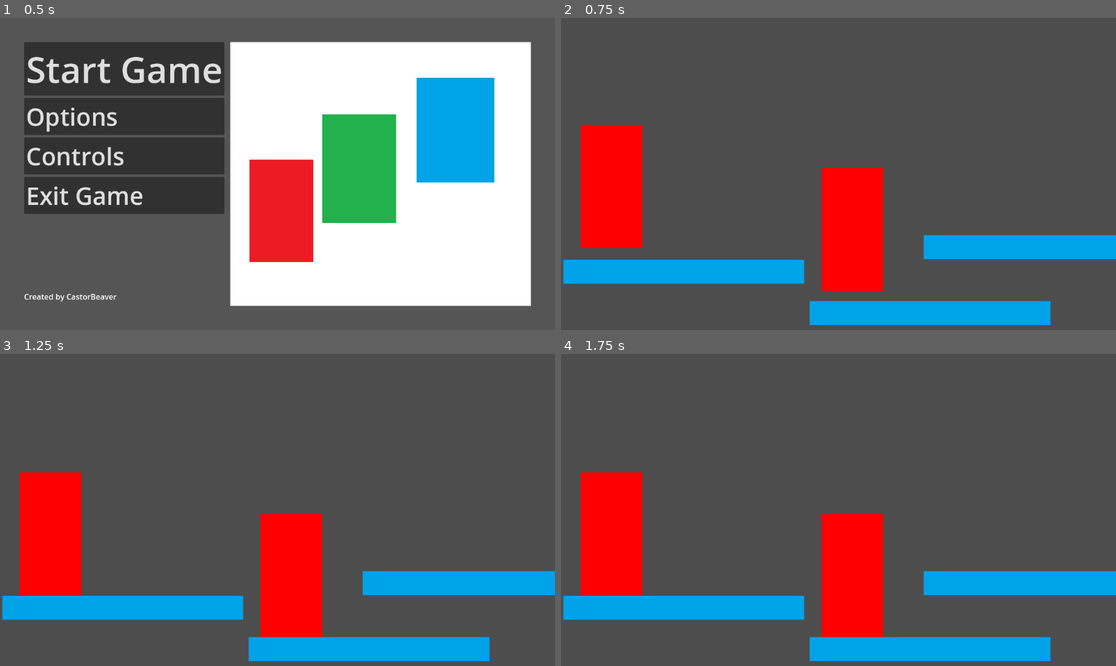
Above: before the commit, frames 1-4 (two rows, left to right).
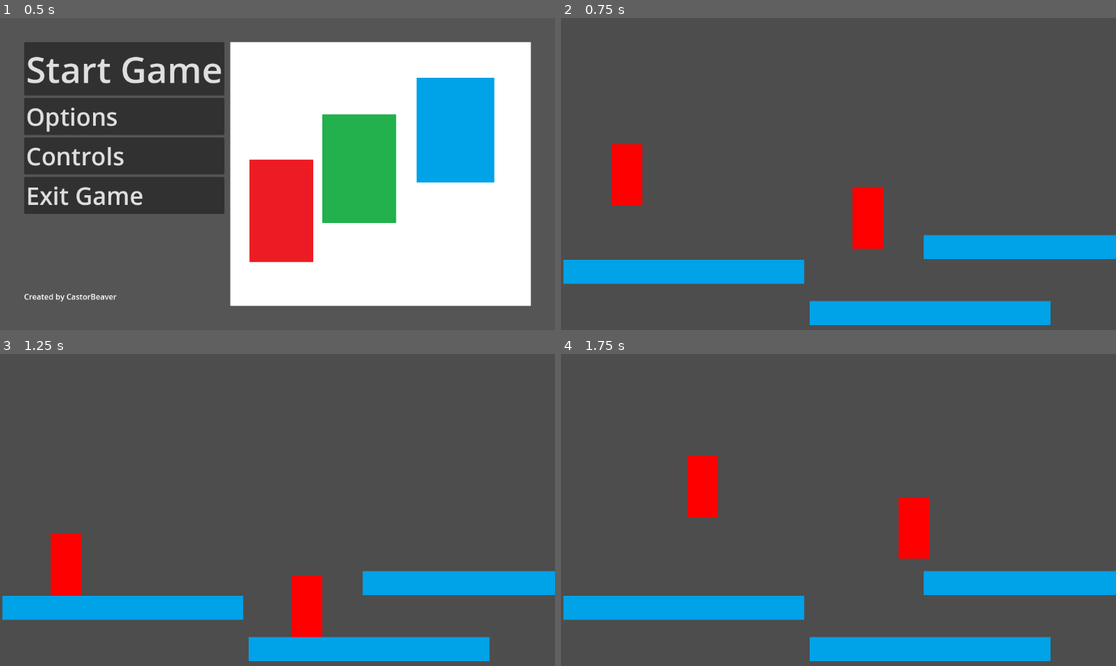
Above: after the commit, the same moments.

Repository: CastorBeaver/Acerola-Gamejam
Game: Godot game, scene res://Scenes/main_menu.tscn
Same seed, same stepped clock (60 frames per second), same inputs: the game is played once before the commit and once after it.
Inputs:
- Up to frame 1 (0.5 s): no input
- Up to frame 2 (0.75 s): click "Start Game" at 0.5 s
- Up to frame 3 (1.25 s): no input
- Up to frame 4 (1.75 s): tap Enter at 1.25 s; hold Right (ui_right) from 1.28 s (still down); tap Up (ui_up) at 1.52 s

Frame 1 is identical in both runs. In frame 2, 6.6% of the frame differs, in the area x 3-59%, y 34-88%; in frame 3, 6.6%; in frame 4, 11%, in the area x 3-67%, y 32-91%.

Commit message:
Add files via upload

Diff:
--- a/Acerola Game Jam/Levels/level_1.gd
+++ b/Acerola Game Jam/Levels/level_1.gd
@@ -1,10 +1,15 @@
 extends Node2D
 
-
-# Called when the node enters the scene tree for the first time.
+# Called on scene creation
 func _ready():
-	pass # Replace with function body.
+	pass
 
 # Called every frame. 'delta' is the elapsed time since the previous frame.
 func _process(delta):
-	pass
+	for i in $player.get_slide_collision_count():
+		var collision = $player.get_slide_collision(i)
+		if collision.get_collider() == $player2:
+			print("player 2 collision")
+			$player2/ColorRect.color = $player2.color12
+		else:
+			continue
--- a/Acerola Game Jam/Levels/level_1.tscn
+++ b/Acerola Game Jam/Levels/level_1.tscn
@@ -19,5 +19,6 @@
 [node name="player" parent="." instance=ExtResource("3_sbvya")]
 position = Vector2(105, 312)
 
-[node name="CharacterBody2D" parent="." instance=ExtResource("3_sbvya")]
+[node name="player2" parent="." instance=ExtResource("3_sbvya")]
 position = Vector2(605, 401)
+id = 2
--- a/Acerola Game Jam/Scenes/Player.tscn
+++ b/Acerola Game Jam/Scenes/Player.tscn
@@ -1,16 +1,19 @@
-[gd_scene load_steps=4 format=3 uid="uid://b34qdtt7c0rga"]
+[gd_scene load_steps=3 format=3 uid="uid://b34qdtt7c0rga"]
 
-[ext_resource type="Texture2D" uid="uid://lbv7pc2chnnl" path="res://Assets/pixil-frame-0(1).png" id="1_crogf"]
 [ext_resource type="Script" path="res://Scripts/Player.gd" id="1_hmiki"]
 
 [sub_resource type="RectangleShape2D" id="RectangleShape2D_tpm02"]
-size = Vector2(128, 256)
+size = Vector2(64, 128)
 
-[node name="CharacterBody2D" type="CharacterBody2D"]
+[node name="Player" type="CharacterBody2D"]
 script = ExtResource("1_hmiki")
 
 [node name="CollisionShape2D" type="CollisionShape2D" parent="."]
+position = Vector2(32, -24)
 shape = SubResource("RectangleShape2D_tpm02")
 
-[node name="Sprite2D" type="Sprite2D" parent="."]
-texture = ExtResource("1_crogf")
+[node name="ColorRect" type="ColorRect" parent="."]
+offset_top = -88.0
+offset_right = 64.0
+offset_bottom = 40.0
+color = Color(1, 0, 0, 1)
--- a/Acerola Game Jam/Scripts/Player.gd
+++ b/Acerola Game Jam/Scripts/Player.gd
@@ -1,8 +1,17 @@
 extends CharacterBody2D
+
+@export var id = 1
 
 var run_speed = 350
 var jump_speed = -1000
 var gravity = 2500
+
+var color1 = Color(1,0,0,1)
+var color2 = Color(0,1,0,1)
+var color3 = Color(0,0,1,0)
+var color12 = Color(1,1,0,1)
+var color13 = Color(1,0,1,1)
+var color23 = Color(0,1,1,1)
 
 func get_input():
 	velocity.x = 0
@@ -20,4 +29,4 @@
 func _physics_process(delta):
 	velocity.y += gravity * delta
 	get_input()
-	move_and_collide(velocity * delta)
+	move_and_slide()
